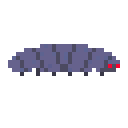
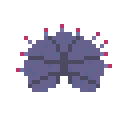
Layered file, before and after one edit (128 x 128). Changes by layer:
showed "Layer 1" over [16, 24, 112, 92]
hid "Layer 0" over [8, 44, 120, 76]
